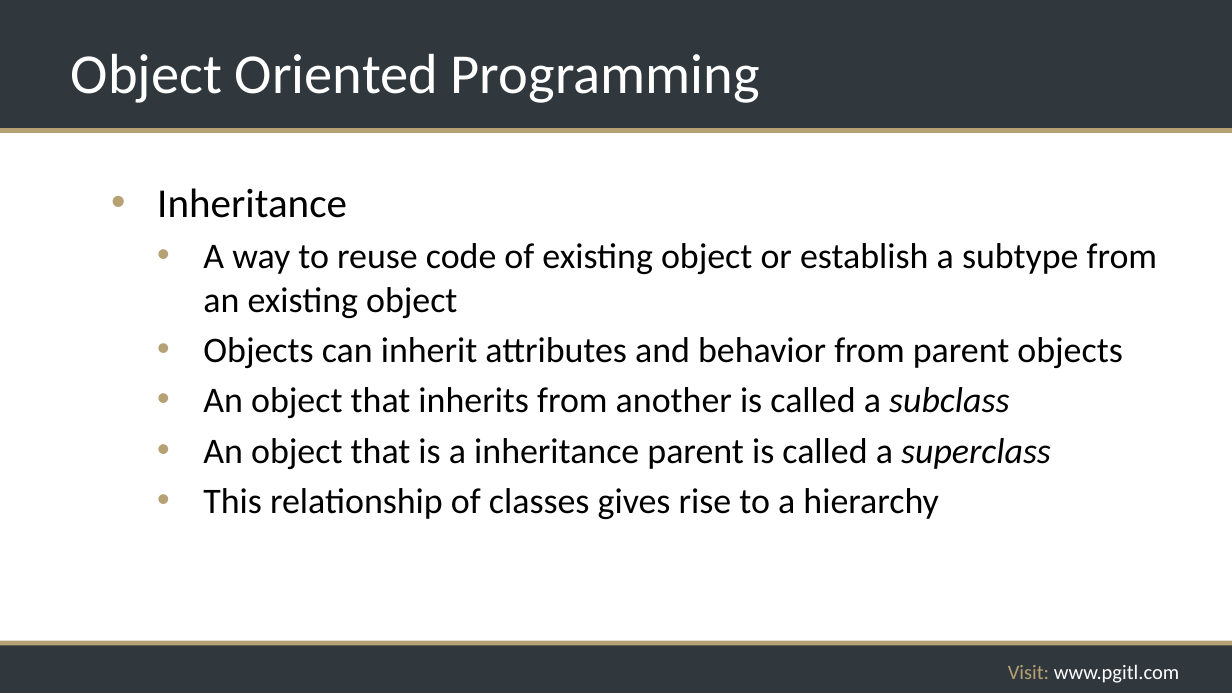
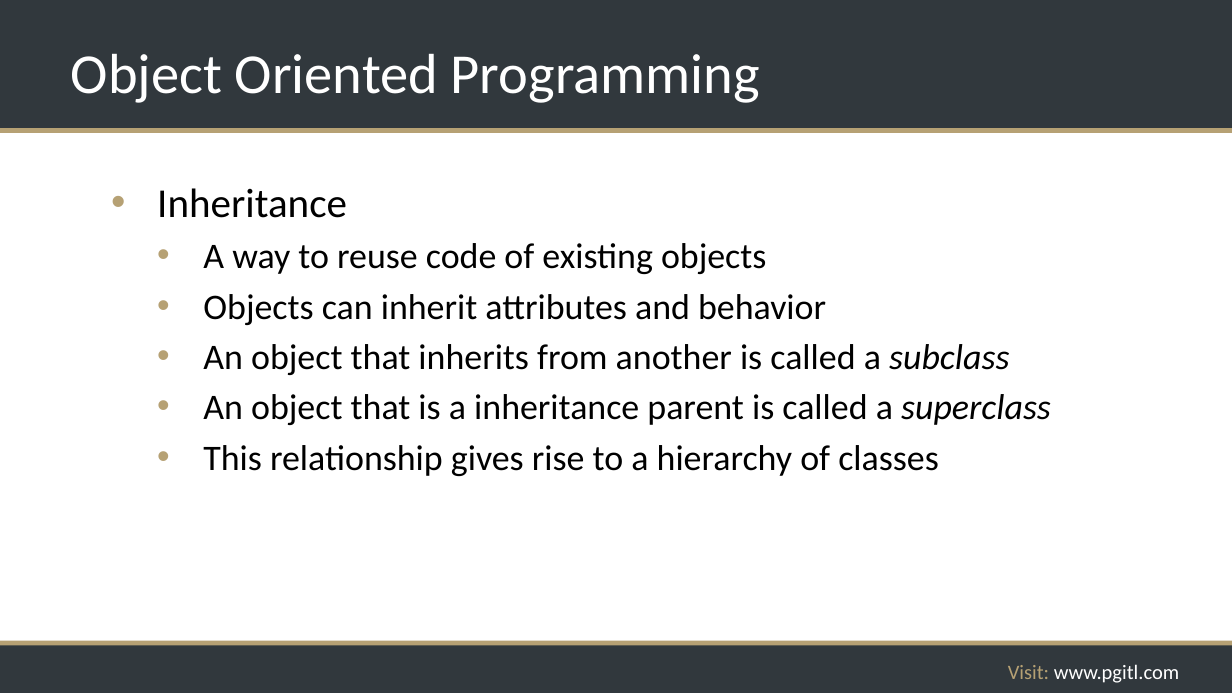
Before and after one commit to rikkouri/project-a, a slide deck: slide 237 of Programming Foundations.pptx (slide 223 before the commit). Drawn at 1232x693 pixels with LibreOffice and Linux fonts; fonts in the diff are those of the drawing; background and template pictures are left out. Boxes give left, top, right and bottom in pixels: in the first picture for what was removed or moved away, otherwise in the second. Text is boxed around its words. In the diff, an @@ line names an element or a change of style, - is before the commit and + after.

```diff
--- a/Programming Foundations.pptx
+++ b/Programming Foundations.pptx
@@ text at bbox=[203, 243, 826, 325]: text changed @@
-  • A way to reuse code of existing object or establish a subtype from an existing object
-  • Objects can inherit attributes and behavior from parent objects
+  • A way to reuse code of existing objects
+  • Objects can inherit attributes and behavior
@@ text at bbox=[203, 445, 939, 476]: text changed @@
-  • This relationship of classes gives rise to a hierarchy
+  • This relationship gives rise to a hierarchy of classes
```
Also in this commit, not shown: 15 other slides changed, 15 slides added, 1 slide removed.
